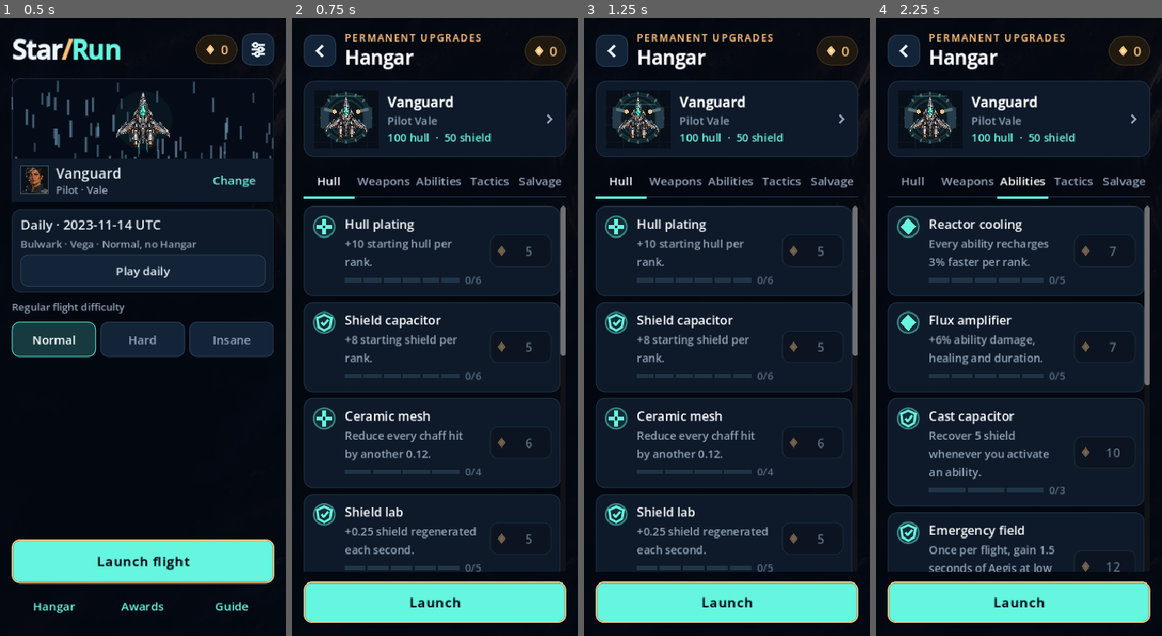
Above: before the commit, frames 1-4 (left to right).
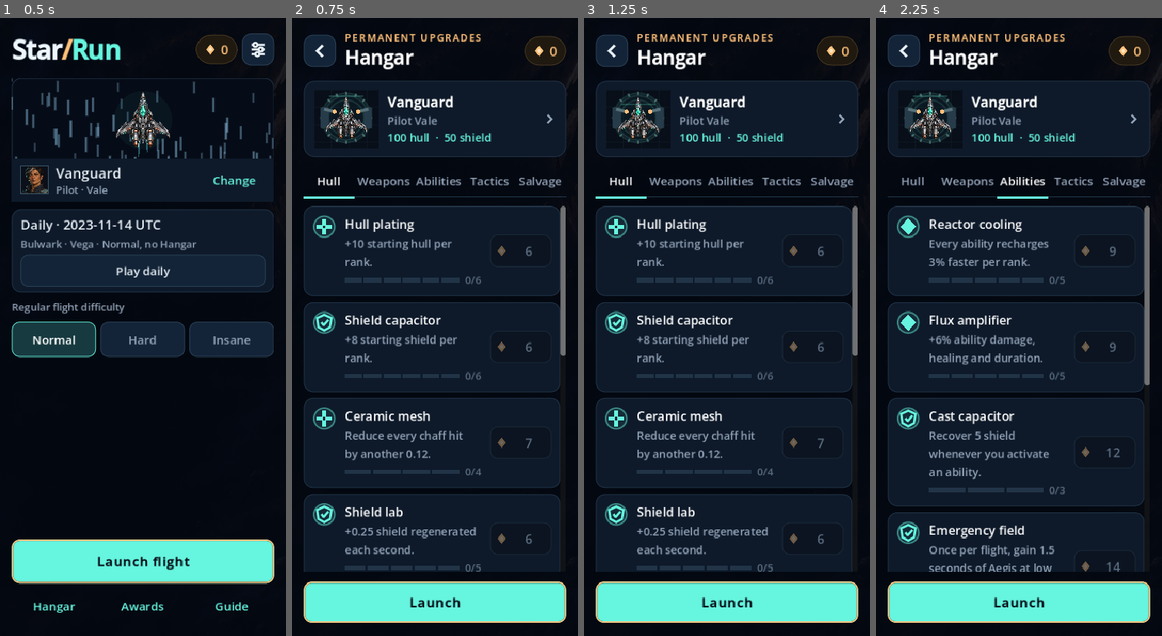
Above: after the commit, the same moments.

Repository: killjoy00/StarRun
Game: Godot game, scene res://scenes/main.tscn
Same seed, same stepped clock (60 frames per second), same inputs: the game is played once before the commit and once after it.
Inputs:
- Up to frame 1 (0.5 s): no input
- Up to frame 2 (0.75 s): click "Hangar" at 0.5 s
- Up to frame 3 (1.25 s): no input
- Up to frame 4 (2.25 s): click "Hull" at 1.25 s; click "Abilities" at 2 s

Frame 1 is identical in both runs. In frame 2, less than 0.1% of the frame differs, in the area x 81-85%, y 37-86%; in frame 3, less than 0.1%; in frame 4, less than 0.1%, in the area x 81-86%, y 37-90%.

Commit message:
Buff defensive and growth routes, reinforce late-world actives, and raise Hangar prices fairly

Diff:
--- a/scripts/catalog.gd
+++ b/scripts/catalog.gd
@@ -77,15 +77,31 @@
 			return item
 	return {}
 
-static func price(id: String, rank: int) -> int:
+# Future ranks cost more; historical purchases keep their actual receipts.
+static func legacy_price(id: String, rank: int) -> int:
 	var item := entry(id)
 	return int(item.get("cost", 0)) + int(item.get("step", 0)) * rank
 
-static func refund(hangar: Dictionary) -> int:
+static func price(id: String, rank: int) -> int:
+	var base := legacy_price(id, rank)
+	return ceili(float(base) * 1.15) if base > 0 else 0
+
+static func legacy_refund(hangar: Dictionary) -> int:
 	var total := 0
 	for item in HANGAR:
 		for rank in range(int(hangar.get(item.id, 0))):
-			total += price(item.id, rank)
+			total += legacy_price(item.id, rank)
+	return total
+
+static func refund(hangar: Dictionary, paid: Dictionary = {}) -> int:
+	var total := 0
+	for item in HANGAR:
+		var id: String = str(item.id)
+		if paid.has(id):
+			total += int(paid[id])
+		else:
+			for rank in range(int(hangar.get(id, 0))):
+				total += price(id, rank)
 	return total
 
 static func pilot(id: String) -> Dictionary:
--- a/scripts/main.gd
+++ b/scripts/main.gd
@@ -19,7 +19,7 @@
 var sim: RefCounted
 var services := Services.new()
 var sound: Node
-var profile := {"cores": 0, "runs": 0, "hangar": {"hull": 0, "damage": 0, "regen": 0}, "sound": true, "music": true, "reduced":  …(161 unchanged characters)…
+var profile := {"cores": 0, "runs": 0, "hangar": {"hull": 0, "damage": 0, "regen": 0}, "hangar_paid": {}, "sound": true, "music": true, "reduced":  …(161 unchanged characters)…
 var mode := "menu"
 var accumulator := 0.0
 var visual_time := 0.0
@@ -103,6 +103,18 @@
 	var hangar := Catalog.defaults()
 	hangar.merge(profile.hangar, true)
 	profile.hangar = hangar
+	# Migrate existing ranks at their historical prices. Later purchases append
+	# their exact paid cost, keeping Refund All fair after the price increase.
+	var receipt: Variant = profile.get("hangar_paid", {})
+	var paid: Dictionary = receipt if receipt is Dictionary else {}
+	for entry in Catalog.HANGAR:
+		var id: String = str(entry.id)
+		if not paid.has(id):
+			var historical := 0
+			for rank in range(int(hangar.get(id, 0))):
+				historical += Catalog.legacy_price(id, rank)
+			paid[id] = historical
+	profile.hangar_paid = paid
 	# Repair old profiles without charging for starter choices.
 	if not profile.get("ships_owned", []) is Array:
 		profile.ships_owned = ["vanguard"]
@@ -1235,7 +1247,7 @@
 	for entry in Catalog.HANGAR:
 		if entry.group == hangar_category:
 			_hangar_row(list, entry)
-	var refund_total := Catalog.refund(profile.hangar)
+	var refund_total := Catalog.refund(profile.hangar, profile.get("hangar_paid", {}))
 	if refund_total > 0:
 		var armed := confirm_key == "refund"
 		var refund := _ui_button(list, ("Tap again to refund %d cores" if armed else "Refund all upgrades  ·  %d cores") % refund_total, _refund_tap, "danger" if armed else "ghost", 44)
@@ -1814,9 +1826,9 @@
 	var next: Dictionary = sim.content.stages[mini(sim.stage, sim.content.stages.size() - 1)]
 	Kit.label(view.top, "Next: Stage %d, %s. %s" % [sim.stage + 1, str(next.name).capitalize(), str(next.description)], 16, Kit.MUTED, true)
 	var routes := [
-		{"id": "repair", "tag": "Defensive", "gain": "Repair 55% hull, refill shields, take 18% less damage next world.", "cost": "No extra weapon damage, XP or bounty.", "accent": Kit.CYAN},
+		{"id": "repair", "tag": "Defensive", "gain": "Repair 70% hull, refill shields, take 25% less damage next world.", "cost": "No extra weapon damage, XP or bounty.", "accent": Kit.CYAN},
 		{"id": "overclock", "tag": "All-in", "gain": "Automatic weapons hit 35% harder and fire 20% faster next world.", "cost": "Repair only 10% hull, start at 50% shields; hull hits hurt 20% more.", "accent": Kit.AMBER},
-		{"id": "bounty", "tag": "Growth", "gain": "+35%% kill XP, +%d base Cores if the next boss falls; repair 30%% hull." % (20 * (sim.stage + 1)), "cost": "Enemies have 30% more health, damage and spawn pressure.", "accent": Kit.DANGER},
+		{"id": "bounty", "tag": "Growth", "gain": "One extra upgrade pick, +50%% kill XP, +%d boss Cores; repair 40%% hull." % (30 * (sim.stage + 1)), "cost": "Enemies have 30% more health, damage and spawn pressure.", "accent": Kit.DANGER},
 	]
 	for route in routes:
 		var card := _tap_card(view.body, _choose_route.bind(str(route.id)), route.accent)
@@ -2245,13 +2257,17 @@
 	if profile.cores >= price and rank < int(entry.max):
 		profile.cores -= price
 		profile.hangar[id] = rank + 1
+		var paid: Dictionary = profile.get("hangar_paid", {})
+		paid[id] = int(paid.get(id, 0)) + price
+		profile.hangar_paid = paid
 		_save_profile()
 		sound.play("card")
 		_show_hangar()
 
 func _respec() -> void:
-	profile.cores += Catalog.refund(profile.hangar)
+	profile.cores += Catalog.refund(profile.hangar, profile.get("hangar_paid", {}))
 	profile.hangar = Catalog.defaults()
+	profile.hangar_paid = {}
 	_save_profile()
 	_show_hangar()
 
--- a/scripts/simulation.gd
+++ b/scripts/simulation.gd
@@ -722,7 +722,7 @@
 	var opener_boss_scale := 1.0
 	if difficulty in ["hard", "insane"]:
 		if stage == 1:
-			opener_boss_scale = 6.5 if difficulty == "hard" else 5.0
+			opener_boss_scale = 6.5 if difficulty == "hard" else 5.5
 		elif stage == 2:
 			opener_boss_scale = 2.5
 	var hp := float(spec.boss_hp) * threat_scale() * stage_risk * opener_boss_scale
@@ -770,16 +770,16 @@
 	effects.clear()
 	stage_power = 1.35 if route_choice == "overclock" else 1.0
 	stage_risk = 1.30 if route_choice == "bounty" else 1.0
-	stage_defense = 0.82 if route_choice == "repair" else 1.0
+	stage_defense = 0.75 if route_choice == "repair" else 1.0
 	stage_fire_rate = 1.20 if route_choice == "overclock" else 1.0
-	var repair_fraction := 0.55 if route_choice == "repair" else (0.10 if route_choice == "overclock" else 0.30)
+	var repair_fraction := 0.70 if route_choice == "repair" else (0.10 if route_choice == "overclock" else 0.40)
 	hull = minf(max_hull, hull + max_hull * (repair_fraction + meta.warp_repairs * 0.04))
 	shield = max_shield * (0.50 if route_choice == "overclock" else 1.0)
 	safeguard_used = false
 	next_spawn = time + 1.5
 	next_hazard = time + 15.0
 	heavy_ready_at = time + 10.0
-	pending_levels += 1
+	pending_levels += 1 + (1 if route_choice == "bounty" else 0)
 	_log("STAGE %d - %s - %s ROUTE" % [stage, stage_name(), route_choice.to_upper()])
 	return true
 
@@ -1319,7 +1319,7 @@
 	var before := charges.size()
 	charges = charges.filter(func(c): return c.source != enemy.id)
 	beams_cancelled += before - charges.size()
-	xp += enemy.xp * (1.0 + meta.xp * 0.06 + upgrades.harvester …(169 unchanged characters)… pilot_id == "scavenger" else 0.0)) * (1.35 if route_choice == "bounty" else 1.0)
+	xp += enemy.xp * (1.0 + meta.xp * 0.06 + upgrades.harvester …(169 unchanged characters)… pilot_id == "scavenger" else 0.0)) * (1.50 if route_choice == "bounty" else 1.0)
 	while xp >= xp_needed():
 		xp -= xp_needed()
 		level += 1
@@ -1331,7 +1331,7 @@
 		if hull > max_hull * 0.60:
 			bonus_cores += int(meta.clean_clear) * 3
 		if stage_risk > 1.0:
-			var reward: int = 20 * stage
+			var reward: int = 30 * stage
 			bonus_cores += reward
 			bounty_earned += reward
 			_log("Bounty contract complete - +%d base cores" % reward)
@@ -1471,6 +1471,10 @@
 			corrosion_left = 0.0
 			heat_left = 0.0
 			_log("Repair drones purged corrosion and overheating")
+		# Later-world Mend can also reboot suppressed shields.
+		if stage >= 2 and shield_offline > 0.0:
+			shield_offline = 0.0
+			_log("Repair drones restarted suppressed shields")
 		if upgrades.mend >= 5:
 			shield = minf(max_shield, shield + 15)
 	elif ability == "flak":
@@ -1484,7 +1488,7 @@
 		bullets = bullets.filter(func(b): return b.kind not in ["ordnance", "mine", "slag"])
 		prevented += stopped * 12.0
 		if stopped > 0 and close_call:
-			shield = minf(max_shield, shield + 8.0 * effect_strength)
+			shield = minf(max_shield, shield + (12.0 if stage >= 2 else 8.0) * effect_strength)
 			effects.append({"kind":"timed-counter", "p":ship_position(), "life":0.65, "max_life":0.65, "born":tick})
 			_log("Flak close-call intercept - shield restored")
 		for enemy in enemies:
--- a/tests/run.gd
+++ b/tests/run.gd
@@ -356,7 +356,10 @@
 	check(sim.banish_card(0) and sim.banishes_left == 0 and not sim.cards.any(func(c): return c.id == removed), "Banished track must leave the draft pool immediately")
 	sim.hull = 50
 	check(sim.skip_cards() and sim.cards.is_empty() and sim.hull == 68 and sim.skips_left == 0, "Skip must consume a use and trade that hand for repair")
-	check(Catalog.refund({"hull":3, "damage":2, "regen":1}) == 30, "Existing purchases must retain their original full refund")
+	check(Catalog.legacy_refund({"hull":3, "damage":2, "regen":1}) == 30, "Historic Hangar costs are preserved")
+	check(Catalog.price("hull",0) == 6 and Catalog.price("lance_start",0) == 46, "Future Hangar ranks cost about 15% more")
+	check(Catalog.refund({"hull":3, "damage":2, "regen":1}, {"hull":15, "damage":10, "regen":5}) == 30, "Historical purchase receipts prevent inflated refunds")
+	check(Catalog.refund({"hull":3, "damage":2, "regen":1}) == 36, "Newly bought ranks refund their full updated price")
 	var credits := 0
 	for entry in Catalog.HANGAR:
 		credits += Catalog.price(entry.id, 0)
@@ -788,13 +791,13 @@
 	check(sim.choose_prototype(0), "A valid Prototype must install")
 	check(not sim.choose_prototype(0) and not sim.advance_stage(), "Prototype choice is exactly once per stage")
 	check(sim.choose_route("repair") and sim.advance_stage(), "A safe repair route must advance to Stage 2")
-	check(is_equal_approx(sim.stage_risk, 1.0) and is_equal_approx(sim.stage_power, 1.0) and is_equal_approx(sim.stage_defense, 0.82) and is_equal_approx(sim.stage_fire_rate, 1.0), "Shielded route must reduce incoming damage without an attack bonus")
+	check(is_equal_approx(sim.stage_risk, 1.0) and is_equal_approx(sim.stage_power, 1.0) and is_equal_approx(sim.stage_defense, 0.75) and is_equal_approx(sim.stage_fire_rate, 1.0), "Shielded route must reduce incoming damage without an attack bonus")
 	var risk := Sim.new(889)
 	risk.stage = 2
 	risk._spawn_boss()
 	risk._damage_enemy(risk.enemies[0], 100000.0, "pulse")
 	check(risk.begin_intermission() and risk.choose_prototype(0) and risk.choose_route("bounty") and risk.advance_stage(), "Bounty route must advance after two choices")
-	check(risk.stage == 3 and is_equal_approx(risk.stage_risk, 1.30), "Bounty route must multiply enemy pressure by 30%")
+	check(risk.stage == 3 and is_equal_approx(risk.stage_risk, 1.30) and risk.pending_levels >= 2 and risk.hull >= risk.max_hull * 0.40, "Hunter route keeps risk while providing a bonus draft and repair")
 	var baseline := Sim.new(889)
 	baseline.stage = 3
 	risk._add_enemy("drone", Vector2(220, 80))
@@ -807,7 +810,7 @@
 	baseline_boss._spawn_boss()
 	check(risk.enemies[0].max_hp > baseline_boss.enemies[0].max_hp and risk.enemies[1].max_hp > baseline_boss.enemies[1].max_hp, "High-risk contracts must increase both boss core and module durability")
 	risk._damage_enemy(risk.enemies[0], 1000000.0, "pulse")
-	check(risk.bounty_earned == 60 and risk.bonus_cores >= 60, "Bounties must pay only when the risked next-stage boss is beaten")
+	check(risk.bounty_earned == 90 and risk.bonus_cores >= 90, "Bounties must pay only when the risked next-stage boss is beaten")
 	var clock := Sim.new(890)
 	clock.stage = 2
 	clock._spawn_boss()
@@ -864,7 +867,7 @@
 					check(sim.choose_prototype(0) and sim.choose_route(route) and sim.advance_stage(), "Warp choices must advance to world %d on %s / %s / %s" % [world, difficulty, hangar_style, route])
 					check(sim.stage == world and sim.route_choice == route, "Selected route must persist into the intended world")
 					if route == "repair":
-						check(is_equal_approx(sim.stage_defense, 0.82) and is_equal_approx(sim.stage_power, 1.0) and is_equal_approx(sim.stage_fire_rate, 1.0), "Shielded passage must uniquely mitigate incoming damage")
+						check(is_equal_approx(sim.stage_defense, 0.75) and is_equal_approx(sim.stage_power, 1.0) and is_equal_approx(sim.stage_fire_rate, 1.0), "Shielded passage must uniquely mitigate incoming damage")
 					elif route == "overclock":
 						check(is_equal_approx(sim.stage_power, 1.35) and is_equal_approx(sim.stage_fire_rate, 1.20) and is_equal_approx(sim.stage_defense, 1.0), "Redline must uniquely favor attack output")
 					else:
@@ -874,6 +877,11 @@
 					check(resumed.restore(saved) and is_equal_approx(resumed.stage_defense, sim.stage_defense) and is_equal_approx(resumed.stage_fire_rate, sim.stage_fire_rate), "Warp-specific mechanics must survive a checkpoint")
 					cases += 1
 	check(cases == 90, "Route grid must cover nine World 1 starting states and all 81 later-world route scenarios")
+	var hard_opener := Sim.new(117, {}, "vanguard", "rookie", "hard")
+	var insane_opener := Sim.new(117, {}, "vanguard", "rookie", "insane")
+	hard_opener._spawn_boss()
+	insane_opener._spawn_boss()
+	check(insane_opener.enemies[0].max_hp > hard_opener.enemies[0].max_hp, "Insane Harvester HP exceeds Hard at identical Hangar")
 
 	var base := Sim.new(556)
 	var volatile := Sim.new(556)
@@ -928,7 +936,7 @@
 	xp_contract._add_enemy("drone", Vector2(220, 80))
 	xp_regular._damage_enemy(xp_regular.enemies[0], 10000.0, "pulse")
 	xp_contract._damage_enemy(xp_contract.enemies[0], 10000.0, "pulse")
-	check(xp_contract.xp > xp_regular.xp * 1.34, "Hunter contract must pay at least 35% extra XP on actual enemy kills")
+	check(xp_contract.xp > xp_regular.xp * 1.49, "Hunter contract must pay at least 50% extra XP on actual enemy kills")
 
 func _test_fusions_and_milestones() -> void:
 	var content := Sim.new(1901).content
@@ -1511,6 +1519,13 @@
 	far.shield = 10.0
 	far.bullets = [{"p":far.ship_position() + Vector2(0,-320), "v":Vector2(0,120), "kind":"ordnance", "damage":12.0, "source":"test"}]
 	check(far.activate("flak") and far.bullets.is_empty() and is_equal_approx(far.shield,10.0), "Early Flak clears ordnance but earns no close-call shield")
+	var later_flak := Sim.new(5301)
+	later_flak.stage = 2
+	later_flak.active_slots = ["flak"]
+	later_flak.upgrades.flak = 1
+	later_flak.shield = 10.0
+	later_flak.bullets = [{"p":later_flak.ship_position() + Vector2(0,-60), "v":Vector2(0,120), "kind":"ordnance", "damage":12.0, "source":"test"}]
+	check(later_flak.activate("flak") and later_flak.shield >= 22.0, "Well-timed Flak protects later worlds more without easing World 1")
 	var jam := Sim.new(5302)
 	jam.active_slots = ["jammer"]
 	jam.upgrades.jammer = 1
@@ -1614,6 +1629,12 @@
 	repaired.heat_left = 4.0
 	repaired.corrosion_left = 3.0
 	check(repaired.activate("mend") and repaired.heat_left == 0.0 and repaired.corrosion_left == 0.0 and repaired.mend_left > 0.0, "Repair drones purge World 2 corrosion and World 3 overheating on a deliberate cast")
+	var ion_repair := Sim.new(9316)
+	ion_repair.stage = 2
+	ion_repair.active_slots = ["mend"]
+	ion_repair.upgrades.mend = 1
+	ion_repair.shield_offline = 4.0
+	check(ion_repair.activate("mend") and ion_repair.shield_offline == 0.0, "Repair drones reboot ion-disabled shields from World 2 onward")
 
 	for kind in ["ion","corrosion","disrupt","heat","gravity","void"]:
 		var standard := Sim.new(9371)
Not shown, changed: docs/HANGAR_EXPANSION.md
Not shown, changed: docs/route-prototype-balance.md
